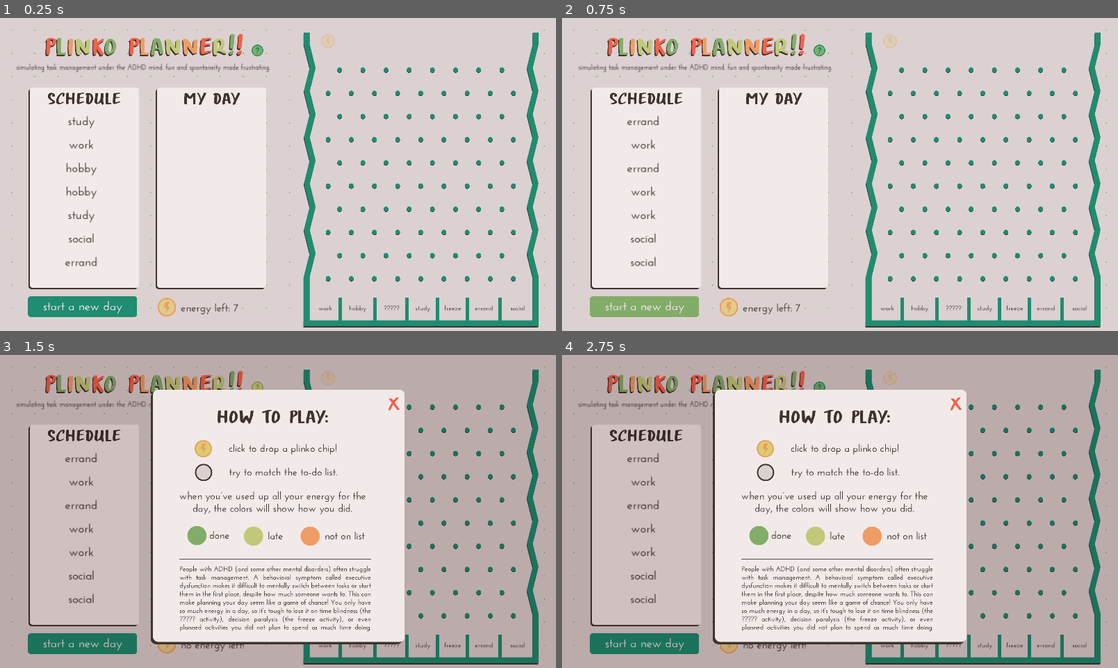
Above: before the commit, frames 1-4 (two rows, left to right).
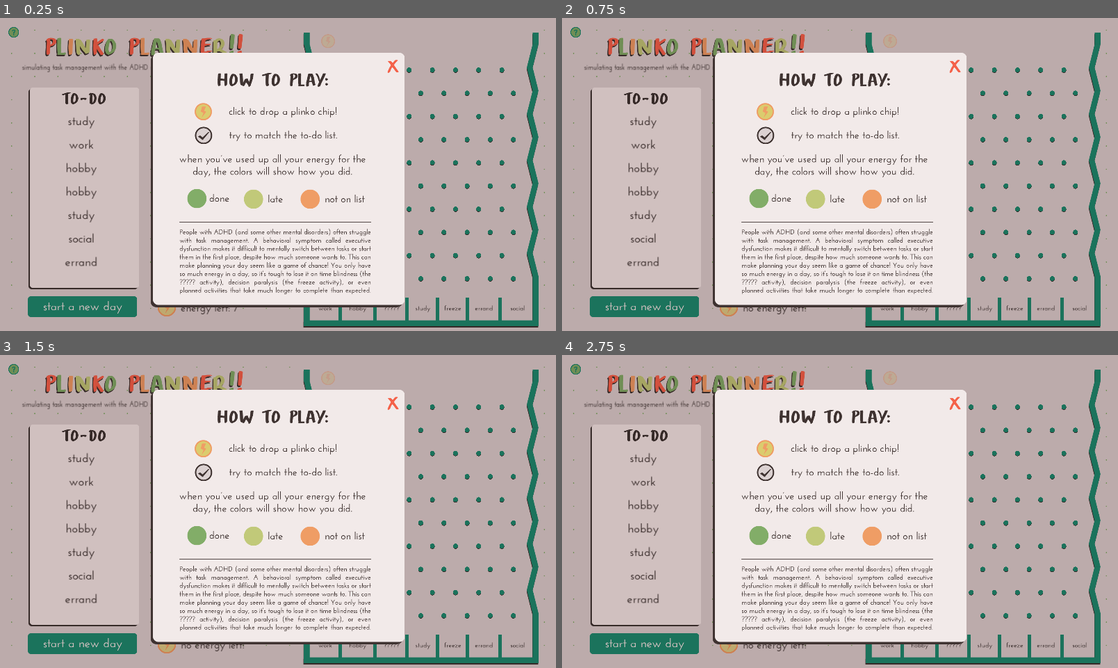
Above: after the commit, the same moments.

Repository: demihu1116/plinko-planner
Game: Godot game, scene res://main.tscn
Same seed, same stepped clock (60 frames per second), same inputs: the game is played once before the commit and once after it. The engine's default icon, where the game draws it, is replaced by a stand-in: a white triangle on a blue panel in a dark square.
Inputs (mouse positions are in pixels of both pictures, inside the frame that each line leads up to; where the layout moved, square brackets give the same spot in the first picture):
- Up to frame 1 (0.25 s): no input
- Up to frame 2 (0.75 s): click (645, 305) at 0.5 s
- Up to frame 3 (1.5 s): click (11, 370) [255, 386] at 1.25 s
- Up to frame 4 (2.75 s): click (573, 370) [817, 386] at 2 s

The runs differ from the first frame. In frame 1, 87% of the frame differs, in the area x 0-100%, y 0-100%; in frame 2, 87%; in frame 3, 1.1%; in frame 4, 1.1%.

Commit message:
crit fixes

Diff:
--- a/cell.gd
+++ b/cell.gd
@@ -14,7 +14,7 @@
 
 func _on_area_2d_body_entered(body):
 	if body.is_in_group("plinkos"):
-		await get_tree().create_timer(4).timeout
+		await get_tree().create_timer(1.5).timeout
 		if is_instance_valid(body):
 			emit_signal("landed", activity)
 			body.queue_free()
--- a/main.gd
+++ b/main.gd
@@ -41,6 +41,7 @@
 		current_cell.get_node("L/Label").text = celltext[i]
 
 	$Plinkocount/Label.text = "energy left: " + str(plinko_count)
+	$Music.play()
 # Called every frame. 'delta' is the elapsed time since the previous frame.
 func _process(delta):
 	if drop:
@@ -52,7 +53,7 @@
 			instance.position = Vector2(get_global_mouse_position().x, 80)
 
 			plinko_count -= 1
-
+			$Click.play()
 			$Plinkocount/Label.text = "energy left: " + str(plinko_count)
 		else:  # if plinkos are out
 			$Plinkocount/Label.text = "no energy left!"
@@ -69,11 +70,12 @@
 		if plinkosdone:
 			if todo_comp.size() == done_comp.size():
 				plinkosdone = false
-				await get_tree().create_timer(2).timeout
+				await get_tree().create_timer(0.5).timeout
 				dayended = true
 
 
 	if dayended:
+		$Click.play()
 		dayended = false
 		#print(todo_comp)
 		#print(done_comp)
@@ -102,7 +104,7 @@
 		instance.activity = activity
 		done_list.add_child(instance)
 		done_comp.append(activity)
-
+		$Win.play()
 	pass
 
 
@@ -141,7 +143,7 @@
 		todo_list.add_child(instance)
 		todo_comp.append(activities[act_index])
 
-	await get_tree().create_timer(2).timeout
+	#await get_tree().create_timer(2).timeout
 	gen = false
 
 
--- a/main.tscn
+++ b/main.tscn
@@ -16,7 +16,9 @@
 [ext_resource type="Texture2D" uid="uid://bnbsxpuausy3g" path="res://art/qst.png" id="12_ts5g2"]
 [ext_resource type="Texture2D" uid="uid://dq1h7mvu3gpll" path="res://art/qst2.png" id="13_o6s41"]
 [ext_resource type="PackedScene" uid="uid://bsejl3i375cc" path="res://tips.tscn" id="16_0bqwe"]
+[ext_resource type="AudioStream" uid="uid://cdlwkh3q4b7wv" path="res://other assets/gmae.wav" id="17_n5p44"]
 [ext_resource type="AudioStream" uid="uid://fsrcptukvasp" path="res://other assets/ui_click.mp3" id="17_qh568"]
+[ext_resource type="AudioStream" uid="uid://r86tieoq5t1f" path="res://other assets/bouncy_menu_loop.ogg" id="18_h42gn"]
 
 [sub_resource type="RectangleShape2D" id="RectangleShape2D_lwsrb"]
 size = Vector2(801, 20)
@@ -549,11 +551,11 @@
 texture = ExtResource("8_slvid")
 
 [node name="Label" type="Label" parent="Title"]
-offset_left = -440.0
+offset_left = -420.0
 offset_top = 48.0
-offset_right = 438.0
+offset_right = 458.0
 offset_bottom = 75.0
-text = "simulating task management under the ADHD mind. fun and spontaneity made frustrating."
+text = "simulating task management with the ADHD mind. fun and spontaneity made frustrating."
 label_settings = SubResource("LabelSettings_2r2am")
 
 [node name="Todo_List" type="Control" parent="."]
@@ -605,11 +607,11 @@
 theme_override_constants/separation = 90
 
 [node name="Info" type="TextureButton" parent="."]
-offset_left = 869.0
-offset_top = 92.0
-offset_right = 949.0
-offset_bottom = 172.0
-scale = Vector2(0.5, 0.5)
+offset_left = 28.9999
+offset_top = 31.0
+offset_right = 109.0
+offset_bottom = 111.0
+scale = Vector2(0.459, 0.459)
 texture_normal = ExtResource("12_ts5g2")
 texture_pressed = ExtResource("13_o6s41")
 texture_hover = ExtResource("13_o6s41")
@@ -638,10 +640,18 @@
 label_settings = SubResource("LabelSettings_cqn3a")
 
 [node name="Tips" parent="." instance=ExtResource("16_0bqwe")]
-visible = false
 
 [node name="Click" type="AudioStreamPlayer" parent="."]
 stream = ExtResource("17_qh568")
+volume_db = 5.583
+
+[node name="Win" type="AudioStreamPlayer" parent="."]
+stream = ExtResource("17_n5p44")
+volume_db = -15.951
+
+[node name="Music" type="AudioStreamPlayer" parent="."]
+stream = ExtResource("18_h42gn")
+volume_db = -22.366
 
 [connection signal="landed" from="Cells/Cell" to="." method="_on_cell_landed"]
 [connection signal="landed" from="Cells/Cell2" to="." method="_on_cell_landed"]
--- a/plinko.gd
+++ b/plinko.gd
@@ -16,5 +16,5 @@
 		tapped = true
 		$Tap.play()
 		print("tapped")
-		await get_tree().create_timer(0.05).timeout
+		#await get_tree().create_timer(0.05).timeout
 		tapped = false
--- a/plinko.tscn
+++ b/plinko.tscn
@@ -5,8 +5,8 @@
 [ext_resource type="AudioStream" uid="uid://dc64c5l6bwf3m" path="res://other assets/tap.wav" id="3_37lcp"]
 
 [sub_resource type="PhysicsMaterial" id="PhysicsMaterial_a8aou"]
-friction = 0.13
-bounce = 0.37
+friction = 0.15
+bounce = 0.47
 
 [sub_resource type="CircleShape2D" id="CircleShape2D_5smwt"]
 
--- a/tips.tscn
+++ b/tips.tscn
@@ -1,8 +1,10 @@
-[gd_scene load_steps=5 format=3 uid="uid://bsejl3i375cc"]
+[gd_scene load_steps=7 format=3 uid="uid://bsejl3i375cc"]
 
 [ext_resource type="Script" path="res://tips.gd" id="1_ejafa"]
 [ext_resource type="Texture2D" uid="uid://c7ay7u8ri5onh" path="res://art/square.png" id="1_g8ndd"]
+[ext_resource type="Texture2D" uid="uid://pksqvdh107g8" path="res://art/x.png" id="3_8axvp"]
 [ext_resource type="AudioStream" uid="uid://fsrcptukvasp" path="res://other assets/ui_click.mp3" id="3_gi774"]
+[ext_resource type="Texture2D" uid="uid://d1oag2f3hxhb6" path="res://art/x1.png" id="4_p4hnc"]
 
 [sub_resource type="CanvasItemMaterial" id="CanvasItemMaterial_rywg6"]
 blend_mode = 3
@@ -30,13 +32,15 @@
 size_flags_vertical = 4
 texture = ExtResource("1_g8ndd")
 
-[node name="Close" type="Button" parent="."]
-modulate = Color(1, 1, 1, 0)
+[node name="Close" type="TextureButton" parent="."]
 layout_mode = 0
 offset_left = 1336.0
-offset_top = 112.0
+offset_top = 136.0
 offset_right = 1392.0
-offset_bottom = 168.0
+offset_bottom = 217.0
+texture_normal = ExtResource("3_8axvp")
+texture_pressed = ExtResource("3_8axvp")
+texture_hover = ExtResource("4_p4hnc")
 
 [node name="Click" type="AudioStreamPlayer" parent="."]
 stream = ExtResource("3_gi774")
Binary file changed: art/list1.png
Binary file changed: art/square.png
Binary file added: art/x.png
Not shown, added: art/x.png.import
Binary file added: art/x1.png
Not shown, added: art/x1.png.import
Not shown: 1 places in main.tscn that only renumber resources
Not shown, added: other assets/bouncy_menu_loop.ogg.import
Not shown, added: other assets/gmae.wav.import
Not shown, added: other assets/bouncy_menu_loop.ogg
Not shown, added: other assets/gmae.wav
